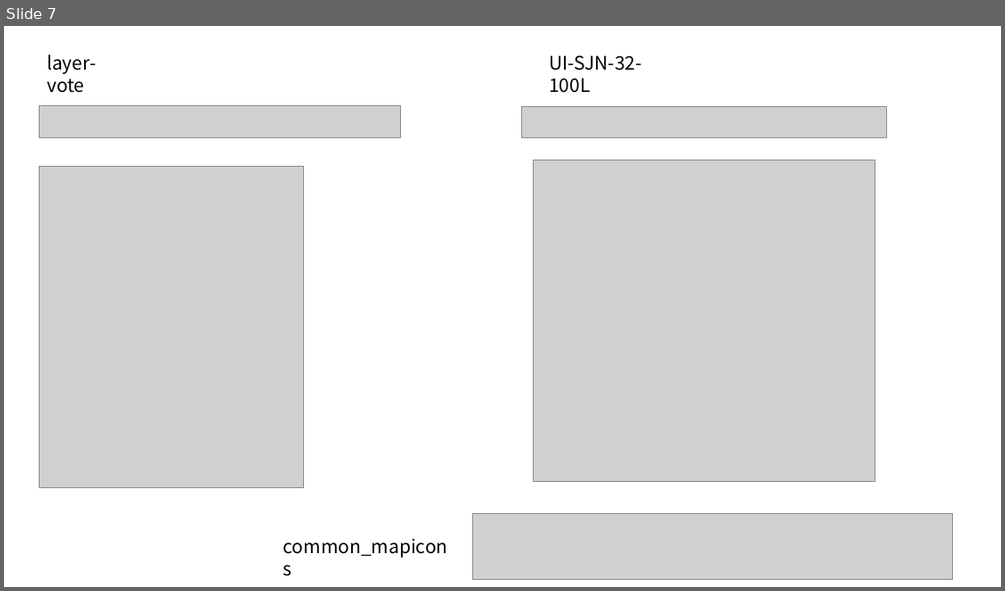
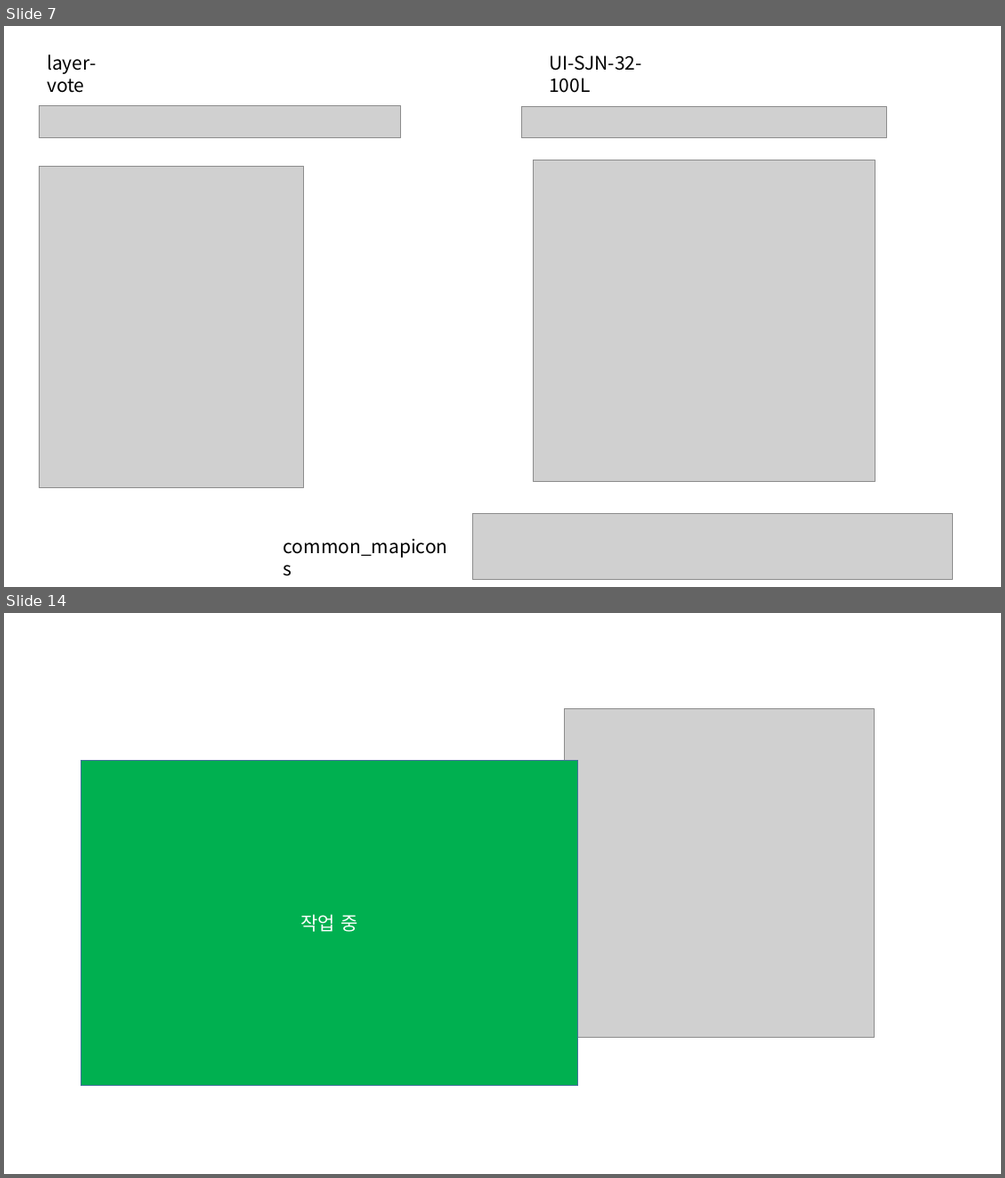
Before and after one commit to jeoungGyy/sejong, a slide deck: ppt/04-03.pptx. Shown one above the other, each under a label of ours: slide 7 before the commit, slides 7 and 14 after it; the slides between them are not shown. The pictures are 1005x591 and 1005x1178 pixels, drawn with LibreOffice and Linux fonts; fonts in the diff are those of the drawing; grey boxes stand for pictures. Boxes give left, top, right and bottom in pixels: in the first picture for what was removed or moved away, otherwise in the second. Text is boxed around its words. In the diff, an @@ line names an element or a change of style, - is before the commit and + after.

```diff
--- a/ppt/04-03.pptx
+++ b/ppt/04-03.pptx
@@ slide 14 added at (4, 613, 1001, 1174), background #FFFFFF @@
@@ picture added at (564, 709, 874, 1037) @@
@@ rectangle added at (81, 761, 577, 1086), fill #00B050, outline #43739E 1 pt, 18 pt, text #FFFFFF @@
+작업 중
```
Also in this commit, not shown: 2 slides changed, 5 other slides added, 9 slides removed, 13 other files.
